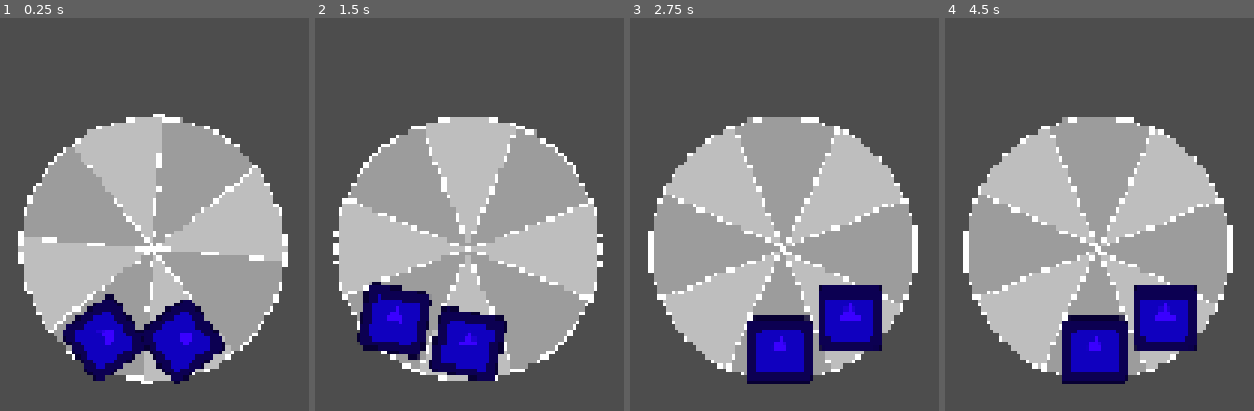
Above: before the commit, frames 1-4 (left to right).
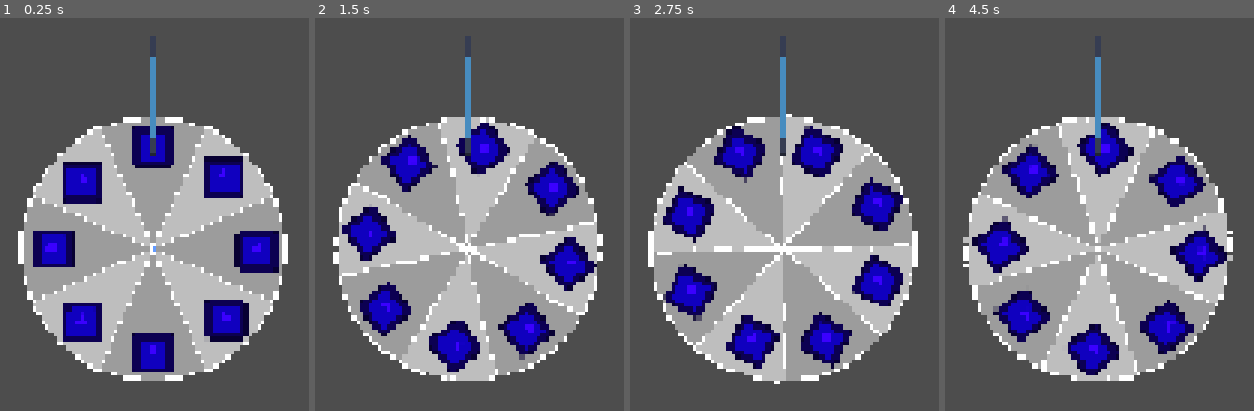
Above: after the commit, the same moments.

Repository: Pycratch/The-Very-Serious-Juniper-Dev-Game-Jam
Game: Godot game, scene res://scenes/game.tscn
Same seed, same stepped clock (60 frames per second), same inputs: the game is played once before the commit and once after it. The engine's default icon, where the game draws it, is replaced by a stand-in: a white triangle on a blue panel in a dark square.
Inputs:
- Up to frame 1 (0.25 s): no input
- Up to frame 2 (1.5 s): tap Space (spin, bound only after the commit) at 0.6, 1.35 s
- Up to frame 3 (2.75 s): tap Space (spin, bound only after the commit) at 2.1 s
- Up to frame 4 (4.5 s): tap Space (spin, bound only after the commit) at 2.85, 3.6, 4.35 s

The runs differ from the first frame. In frame 1, 34% of the frame differs, in the area x 5-94%, y 9-94%; in frame 2, 25%; in frame 3, 34%; in frame 4, 43%.

Commit message:
Wheelspinsystem funktioniert

Diff:
--- a/project.godot
+++ b/project.godot
@@ -20,6 +20,14 @@
 window/stretch/mode="canvas_items"
 window/stretch/aspect="expand"
 
+[input]
+
+spin={
+"deadzone": 0.2,
+"events": [Object(InputEventKey,"resource_local_to_scene":false,"resource_name":"","device":-1,"window_id":0,"alt_pressed":false,"shift_pressed":false,"ctrl_pressed":false,"meta_pressed":false,"pressed":false,"keycode":0,"physical_keycode":32,"key_label":0,"unicode":32,"location":0,"echo":false,"script":null)
+]
+}
+
 [physics]
 
 3d/physics_engine="Jolt Physics"
--- a/resource/wheelspincurve.tres
+++ /dev/null
@@ -1,3 +0,0 @@
-[gd_resource type="Curve" format=3 uid="uid://bpdk2hw7mjdo1"]
-
-[resource]
--- a/scenes/game.tscn
+++ b/scenes/game.tscn
@@ -1,38 +1,147 @@
 [gd_scene format=3 uid="uid://chd20bl2lulwd"]
 
+[ext_resource type="Script" uid="uid://cjm4j04fxj37l" path="res://scripts/game.gd" id="1_lbhrr"]
 [ext_resource type="Texture2D" uid="uid://d3qudjq7csx16" path="res://assets/WheelspinFull.png" id="1_lnu2h"]
 [ext_resource type="Script" uid="uid://j7qe4pxmbqec" path="res://scripts/wheelspin.gd" id="2_iywne"]
 [ext_resource type="Texture2D" uid="uid://bxog1jit3v6og" path="res://icon.svg" id="2_lbhrr"]
-[ext_resource type="Script" uid="uid://crqof54lbswxk" path="res://scripts/test_item.gd" id="3_iywne"]
+
+[sub_resource type="GDScript" id="GDScript_lnu2h"]
+script/source = "extends Sprite2D
+
+
+# Called when the node enters the scene tree for the first time.
+func _ready() -> void:
+	pass
+
+
+# Called every frame. 'delta' is the elapsed time since the previous frame.
+func _process(delta: float) -> void:
+	global_rotation = 0
+"
+
+[sub_resource type="RectangleShape2D" id="RectangleShape2D_spe2m"]
+size = Vector2(4, 54)
 
 [node name="game" type="Node2D" unique_id=121537232]
+script = ExtResource("1_lbhrr")
 
 [node name="Wheelspin" type="Sprite2D" parent="." unique_id=1243129848]
 texture = ExtResource("1_lnu2h")
 script = ExtResource("2_iywne")
 
-[node name="Sprite2D2" type="Sprite2D" parent="Wheelspin" unique_id=54243855]
-modulate = Color(0.22745098, 0, 1, 1)
+[node name="1" type="Area2D" parent="Wheelspin" unique_id=786102552]
 position = Vector2(0, -49)
 scale = Vector2(0.25, 0.25)
+
+[node name="CollisionPolygon2D" type="CollisionPolygon2D" parent="Wheelspin/1" unique_id=896023653]
+polygon = PackedVector2Array(-100, -36, -76, 28, 76, 24, 100, -36, 0, -60)
+
+[node name="Engine" type="Sprite2D" parent="Wheelspin/1" unique_id=54243855]
+modulate = Color(0.22745098, 0, 1, 1)
+scale = Vector2(0.625, 0.625)
 texture = ExtResource("2_lbhrr")
-script = ExtResource("3_iywne")
+script = SubResource("GDScript_lnu2h")
 
-[node name="Area2D" type="Area2D" parent="Wheelspin/Sprite2D2" unique_id=786102552]
+[node name="2" type="Area2D" parent="Wheelspin" unique_id=554680853]
+position = Vector2(-34, -32)
+scale = Vector2(0.25, 0.25)
 
-[node name="CollisionPolygon2D" type="CollisionPolygon2D" parent="Wheelspin/Sprite2D2/Area2D" unique_id=896023653]
-polygon = PackedVector2Array(-100, -36, -72, 24, 76, 24, 96, -32, 0, -60)
+[node name="CollisionPolygon2D" type="CollisionPolygon2D" parent="Wheelspin/2" unique_id=1137436483]
+polygon = PackedVector2Array(-96, 28, -40, 52, 60, -40, 36, -104, -40, -56)
 
-[node name="Sprite2D3" type="Sprite2D" parent="Wheelspin" unique_id=1825983346]
+[node name="Tires" type="Sprite2D" parent="Wheelspin/2" unique_id=1165236860]
 modulate = Color(0.22745098, 0, 1, 1)
-position = Vector2(-33, -32)
+scale = Vector2(0.625, 0.625)
+texture = ExtResource("2_lbhrr")
+script = SubResource("GDScript_lnu2h")
+
+[node name="3" type="Area2D" parent="Wheelspin" unique_id=1451454471]
+position = Vector2(-48, 0)
 scale = Vector2(0.25, 0.25)
+
+[node name="CollisionPolygon2D" type="CollisionPolygon2D" parent="Wheelspin/3" unique_id=254050988]
+polygon = PackedVector2Array(-40, 100, 28, 68, 16, -76, -40, -100, -64, 0)
+
+[node name="Exhaust" type="Sprite2D" parent="Wheelspin/3" unique_id=35436924]
+modulate = Color(0.22745098, 0, 1, 1)
+scale = Vector2(0.625, 0.625)
 texture = ExtResource("2_lbhrr")
-script = ExtResource("3_iywne")
+script = SubResource("GDScript_lnu2h")
 
-[node name="Area2D" type="Area2D" parent="Wheelspin/Sprite2D3" unique_id=270004773]
+[node name="4" type="Area2D" parent="Wheelspin" unique_id=744391276]
+position = Vector2(-34, 35)
+scale = Vector2(0.25, 0.25)
 
-[node name="CollisionPolygon2D" type="CollisionPolygon2D" parent="Wheelspin/Sprite2D3/Area2D" unique_id=595752355]
-polygon = PackedVector2Array(-100, -36, -72, 24, 76, 24, 96, -32, 0, -60)
+[node name="CollisionPolygon2D" type="CollisionPolygon2D" parent="Wheelspin/4" unique_id=45086515]
+polygon = PackedVector2Array(36, 96, 64, 24, -28, -72, -96, -40, -48, 40)
+
+[node name="Aerodynamics" type="Sprite2D" parent="Wheelspin/4" unique_id=1568115254]
+modulate = Color(0.22745098, 0, 1, 1)
+scale = Vector2(0.625, 0.625)
+texture = ExtResource("2_lbhrr")
+script = SubResource("GDScript_lnu2h")
+
+[node name="5" type="Area2D" parent="Wheelspin" unique_id=1261516716]
+position = Vector2(0, 50)
+scale = Vector2(0.25, 0.25)
+
+[node name="CollisionPolygon2D" type="CollisionPolygon2D" parent="Wheelspin/5" unique_id=442833833]
+polygon = PackedVector2Array(96, 36, 72, -36, -72, -36, -100, 36, 0, 56)
+
+[node name="Brakes" type="Sprite2D" parent="Wheelspin/5" unique_id=186183083]
+modulate = Color(0.22745098, 0, 1, 1)
+scale = Vector2(0.625, 0.625)
+texture = ExtResource("2_lbhrr")
+script = SubResource("GDScript_lnu2h")
+
+[node name="6" type="Area2D" parent="Wheelspin" unique_id=1370852745]
+position = Vector2(35, 34)
+scale = Vector2(0.25, 0.25)
+
+[node name="CollisionPolygon2D" type="CollisionPolygon2D" parent="Wheelspin/6" unique_id=1854454015]
+polygon = PackedVector2Array(92, -36, 32, -60, -68, 28, -44, 100, 44, 44)
+
+[node name="Supercharger" type="Sprite2D" parent="Wheelspin/6" unique_id=5714275]
+modulate = Color(0.22745098, 0, 1, 1)
+scale = Vector2(0.625, 0.625)
+texture = ExtResource("2_lbhrr")
+script = SubResource("GDScript_lnu2h")
+
+[node name="7" type="Area2D" parent="Wheelspin" unique_id=1804568670]
+position = Vector2(50, 1)
+scale = Vector2(0.25, 0.25)
+
+[node name="CollisionPolygon2D" type="CollisionPolygon2D" parent="Wheelspin/7" unique_id=410771294]
+polygon = PackedVector2Array(36, -104, -24, -80, -28, 72, 32, 96, 56, -4)
+
+[node name="Transmission" type="Sprite2D" parent="Wheelspin/7" unique_id=620401137]
+modulate = Color(0.22745098, 0, 1, 1)
+scale = Vector2(0.625, 0.625)
+texture = ExtResource("2_lbhrr")
+script = SubResource("GDScript_lnu2h")
+
+[node name="8" type="Area2D" parent="Wheelspin" unique_id=1483953444]
+position = Vector2(34, -34)
+scale = Vector2(0.25, 0.25)
+
+[node name="CollisionPolygon2D" type="CollisionPolygon2D" parent="Wheelspin/8" unique_id=1434196838]
+polygon = PackedVector2Array(-36, -96, -60, -36, 40, 60, 100, 36, 48, -44)
+
+[node name="Suspension" type="Sprite2D" parent="Wheelspin/8" unique_id=1205868276]
+modulate = Color(0.22745098, 0, 1, 1)
+scale = Vector2(0.625, 0.625)
+texture = ExtResource("2_lbhrr")
+script = SubResource("GDScript_lnu2h")
 
 [node name="Camera2D" type="Camera2D" parent="." unique_id=1855814309]
+
+[node name="Pointer" type="Area2D" parent="." unique_id=24472481]
+position = Vector2(0, -74)
+rotation = 3.1415927
+scale = Vector2(0.046, -0.46)
+
+[node name="CollisionShape2D" type="CollisionShape2D" parent="Pointer" unique_id=1384835798]
+shape = SubResource("RectangleShape2D_spe2m")
+
+[node name="PointerSprite" type="Sprite2D" parent="Pointer" unique_id=1584350589]
+texture = ExtResource("2_lbhrr")
--- a/scripts/test_item.gd
+++ b/scripts/game.gd
@@ -1,11 +1,10 @@
-extends Sprite2D
-
+extends Node2D
 
 # Called when the node enters the scene tree for the first time.
 func _ready() -> void:
-	pass
+	pass # Replace with function body.
 
 
 # Called every frame. 'delta' is the elapsed time since the previous frame.
 func _process(delta: float) -> void:
-	global_rotation = 0
+	pass
--- a/scripts/wheelspin.gd
+++ b/scripts/wheelspin.gd
@@ -1,13 +1,59 @@
 extends Sprite2D
 
+@onready var Pointer = get_parent().get_node("Pointer")
+
+var spin_timer : float = 2.5
+var prizes : Array = [
+	"Ignition",
+	"Tires",
+	"Exhaust",
+	"Aerodynamics",
+	"Brakes",
+	"Supercharger",
+	"Transmission",
+	"Suspension",
+	"Cooling System",
+	"Drivetrain",
+	"Differential",
+	"Fuel System",
+	"Intake",
+	"Steering",
+	"Interior", #Cosmetic
+	"Bumper",
+	"Bonnet",
+	"Seats"
+]
+
+var Intake : Array = [
+	"Stock Intake",
+	"Street Intake",
+	"Sport Intake",
+	"Race Intake"
+]
+
+var FuelSystem : Array = [
+	"Stock Fuel System",
+	"Race Fuel System"
+]
+
+var Ignition : Array = [
+	"Stock Ignition",
+	"Race Ignition"
+]
 # Called when the node enters the scene tree for the first time.
 func _ready() -> void:
-	var easeOutQuadtween = create_tween()
-	easeOutQuadtween.set_trans(Tween.TRANS_CIRC)
-	easeOutQuadtween.set_ease(Tween.EASE_OUT)
-	easeOutQuadtween.tween_property(self, "global_rotation", randi() % 70 + 40, 2.5)
+	pass
 
 
 # Called every frame. 'delta' is the elapsed time since the previous frame.
 func _process(delta: float) -> void:
-	pass
+	var easeOutQuadtween = create_tween()
+	easeOutQuadtween.set_trans(Tween.TRANS_CIRC)
+	easeOutQuadtween.set_ease(Tween.EASE_OUT)
+	if Input.is_action_just_pressed("spin"):
+		easeOutQuadtween.tween_property(self, "global_rotation", randi() % 70 + 40, spin_timer)
+		await get_tree().create_timer(spin_timer).timeout
+		for body in Pointer.get_overlapping_areas():
+			var prize = body.get_child(1).name
+			if prize not in prizes:
+				return
Not shown, added: scripts/game.gd.uid
Not shown, removed: scripts/test_item.gd.uid
